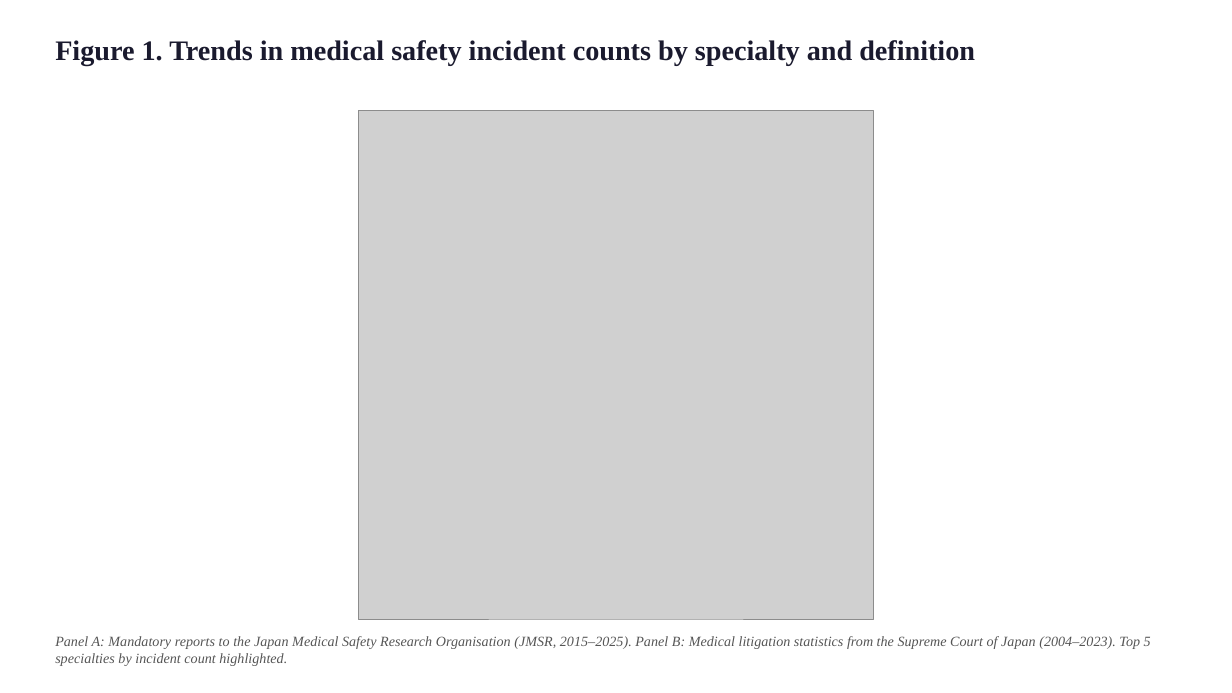
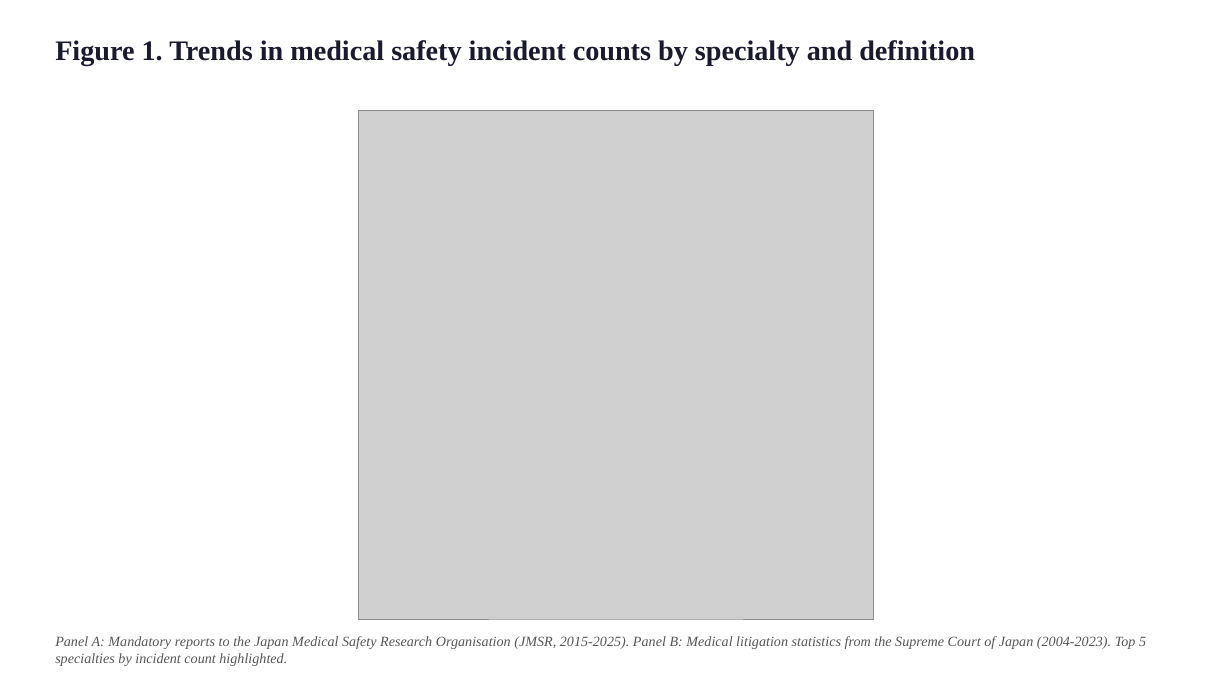
Before and after one commit to bougtoir/medical-accident-its-analysis, a slide deck: slide 2 of medical_accident_its_analysis/manuscript/bmj_figures_en.pptx. Drawn at 1232x693 pixels with LibreOffice and Linux fonts; fonts in the diff are those of the drawing; grey boxes stand for pictures. Boxes give left, top, right and bottom in pixels: in the first picture for what was removed or moved away, otherwise in the second. Text is boxed around its words. In the diff, an @@ line names an element or a change of style, - is before the commit and + after.

```diff
--- a/medical_accident_its_analysis/manuscript/bmj_figures_en.pptx
+++ b/medical_accident_its_analysis/manuscript/bmj_figures_en.pptx
@@ text at <box>55,636,1146,666</box>: text changed @@
-Panel A: Mandatory reports to the Japan Medical Safety Research Organisation (JMSR, 2015–2025). Panel B: Medical litigation statistics from the Supreme Court of Japan (2004–2023). Top 5 specialties by incident count highlighted.
+Panel A: Mandatory reports to the Japan Medical Safety Research Organisation (JMSR, 2015-2025). Panel B: Medical litigation statistics from the Supreme Court of Japan (2004-2023). Top 5 specialties by incident count highlighted.
```
Also in this commit, not shown: 7 other slides changed, 40 other files.
